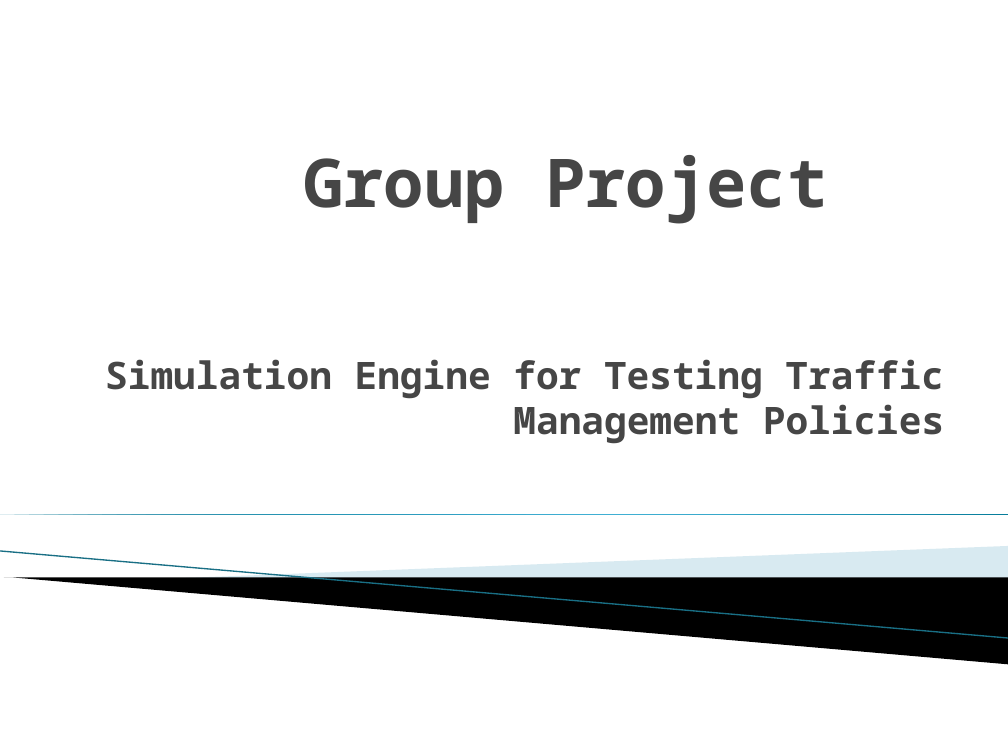
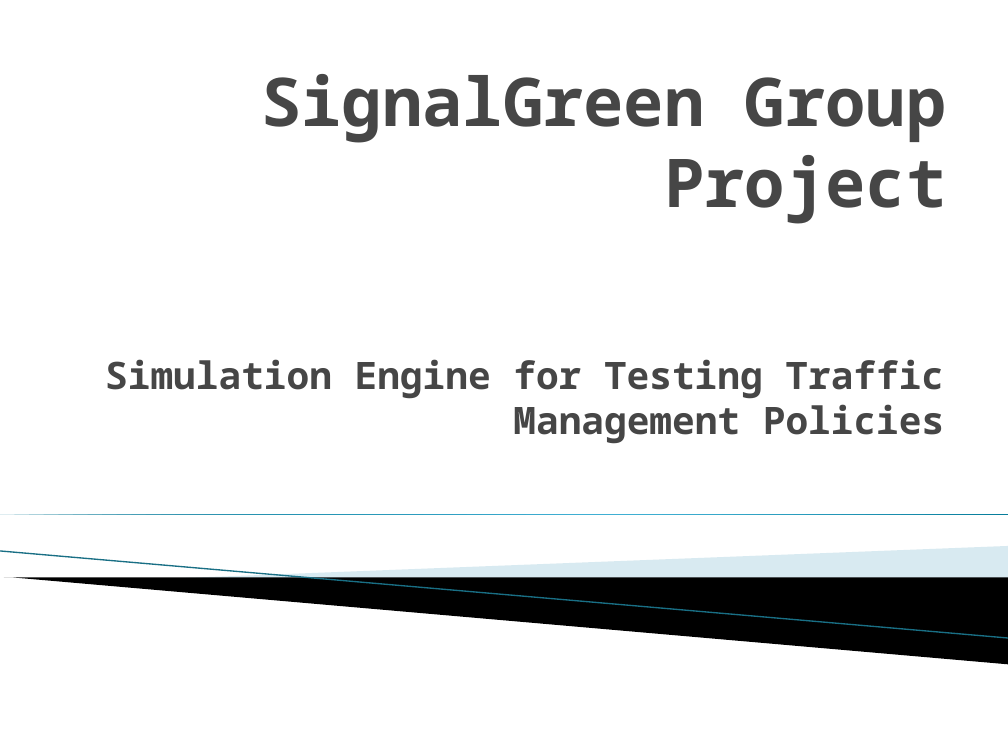
Before and after one commit to asenf/team_SignalGreen, a slide deck: slide 1 of reports/Group_Pres_adeela.pptx. Drawn at 1008x756 pixels with LibreOffice and Linux fonts; fonts in the diff are those of the drawing; background and template pictures are left out. Boxes give left, top, right and bottom in pixels: in the first picture for what was removed or moved away, otherwise in the second. Text is boxed around its words. In the diff, an @@ line names an element or a change of style, - is before the commit and + after.

```diff
--- a/reports/Group_Pres_adeela.pptx
+++ b/reports/Group_Pres_adeela.pptx
@@ title at <box>261,74,947,224</box>: text changed @@
-Group Project
+SignalGreen Group Project
```
Also in this commit, not shown: 8 other slides changed.
